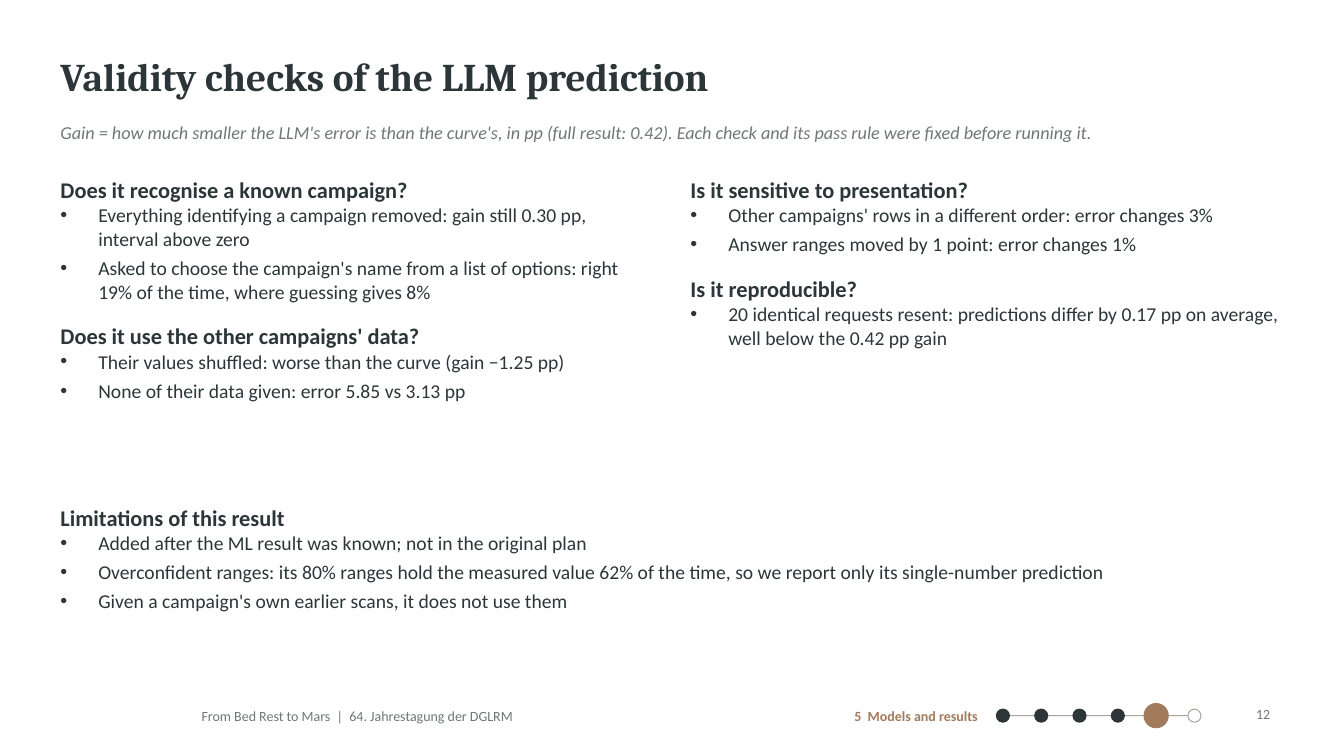
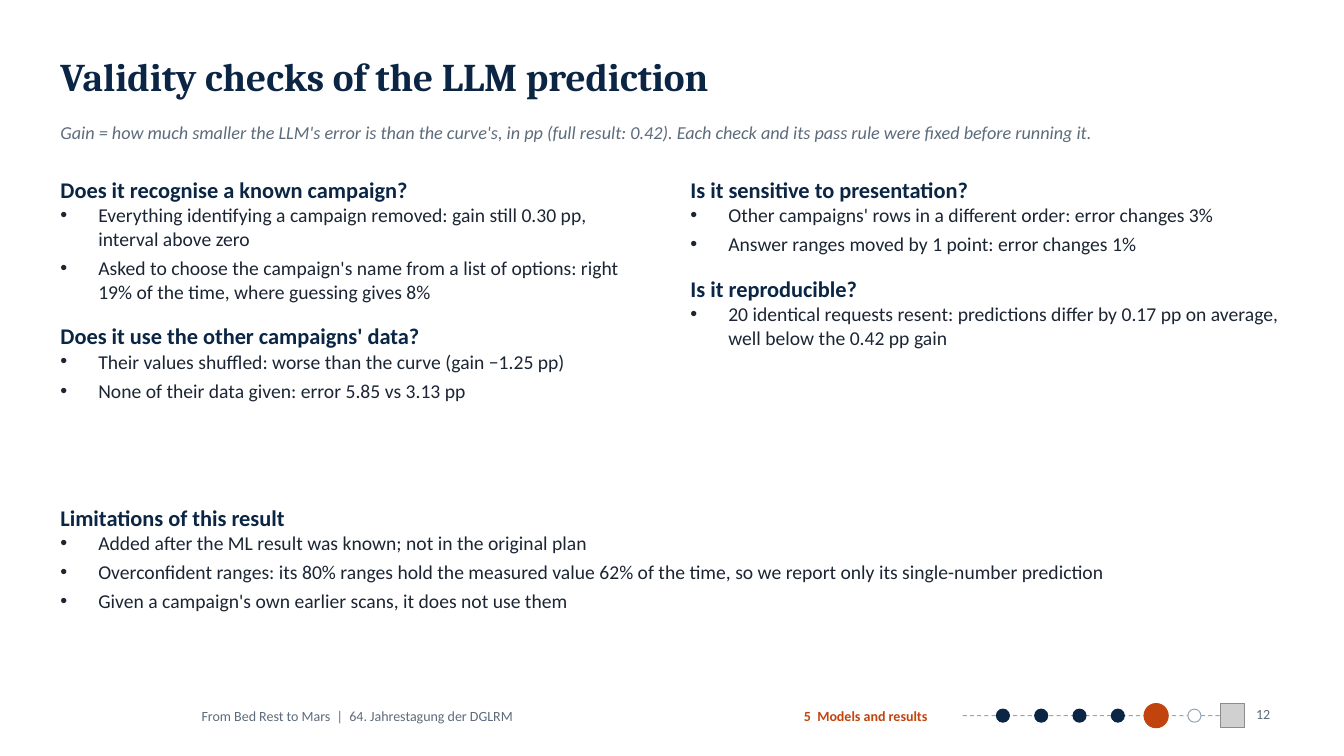
Before and after one commit to MiladBahariQaragoz/BedrestToMars, a slide deck: slide 12 of presentation/bed-rest-to-mars-talk.pptx. Drawn at 1344x756 pixels with LibreOffice and Linux fonts; fonts in the diff are those of the drawing; grey boxes stand for pictures; background and template pictures are left out. Boxes give left, top, right and bottom in pixels: in the first picture for what was removed or moved away, otherwise in the second. Text is boxed around its words. In the diff, an @@ line names an element or a change of style, - is before the commit and + after.

```diff
--- a/presentation/bed-rest-to-mars-talk.pptx
+++ b/presentation/bed-rest-to-mars-talk.pptx
@@ title "Validity checks of the LLM ..." at bbox=[60, 63, 708, 100]: text colour #2C3639 to #0B2545 @@
@@ text colour #6F7877 to #5D6B7B in 3 elements at bbox=[1256, 710, 1270, 719], bbox=[202, 711, 513, 724], bbox=[60, 126, 1092, 142] @@
@@ text "Does it recognise a known ..." at bbox=[60, 182, 618, 402]: text colour #2C3639 to #0B2545 in "Does it recognise a known campaign?", "Does it use the other campaigns' data?"; text colour #2C3639 to #1B2533 in "Everything identifying a campaign removed: gain still ...", "Asked to choose the campaign's name from ...", "Their values shuffled: worse than the curve ...", "None of their data given: error 5.85 ..." @@
@@ text "Is it sensitive to presentation?" at bbox=[690, 182, 1278, 349]: text colour #2C3639 to #0B2545 in "Is it sensitive to presentation?", "Is it reproducible?"; text colour #2C3639 to #1B2533 in "Other campaigns' rows in a different order: ...", "Answer ranges moved by 1 point: error ...", "20 identical requests resent: predictions differ by ..." @@
@@ text "Limitations of this result" at bbox=[60, 510, 1103, 612]: text colour #2C3639 to #0B2545 in "Limitations of this result"; text colour #2C3639 to #1B2533 in "Added after the ML result was known; ...", "Overconfident ranges: its 80% ranges hold the ...", "Given a campaign's own earlier scans, it ..." @@
@@ text "5 Models and results": place and size @@
-text "5 Models and results" at bbox=[854, 711, 978, 721]
+text "5 Models and results" at bbox=[804, 711, 928, 721]
@@ text "5 Models and results" at bbox=[804, 711, 928, 721]: text colour #A27B5C to #C1440E @@
@@ line moved from (1003, 716) - (1195, 716) to (963, 716) - (1233, 716) @@
@@ line (963, 716) - (1233, 716): stroke #A9A598 0.75 pt to #98A6B5 0.75 pt dashed @@
@@ ellipse at bbox=[996, 710, 1009, 723]: fill #2C3639 to #0B2545; outline #2C3639 0.75 pt to #0B2545 0.75 pt @@
@@ ellipse removed at bbox=[996, 710, 1009, 723] @@
@@ ellipse at bbox=[1035, 710, 1049, 723]: fill #2C3639 to #0B2545; outline #2C3639 0.75 pt to #0B2545 0.75 pt @@
@@ ellipse: place and size @@
-ellipse at bbox=[1144, 704, 1169, 728]
+ellipse at bbox=[1073, 710, 1086, 723]
@@ ellipse at bbox=[1073, 710, 1086, 723]: fill #A27B5C to #0B2545; outline #A27B5C 0.75 pt to #0B2545 0.75 pt @@
@@ 3 ellipses: place and size @@
-3 ellipses at bbox=[1073, 710, 1202, 723]
+3 ellipses at bbox=[996, 710, 1125, 723]
@@ ellipse at bbox=[1112, 710, 1125, 723]: fill #FFFFFF to #0B2545; outline #A9A598 0.75 pt to #0B2545 0.75 pt @@
@@ ellipse added at bbox=[1144, 704, 1169, 728], fill #C1440E, outline #C1440E 0.75 pt @@
@@ ellipse: place and size @@
-ellipse at bbox=[1035, 710, 1049, 723]
+ellipse at bbox=[1189, 710, 1202, 723]
@@ ellipse at bbox=[1189, 710, 1202, 723]: fill #2C3639 to #FFFFFF; outline #2C3639 0.75 pt to #98A6B5 0.75 pt @@
@@ picture added at bbox=[1221, 704, 1245, 728] @@
```
Also in this commit, not shown: 17 other slides changed, 17 other files.
